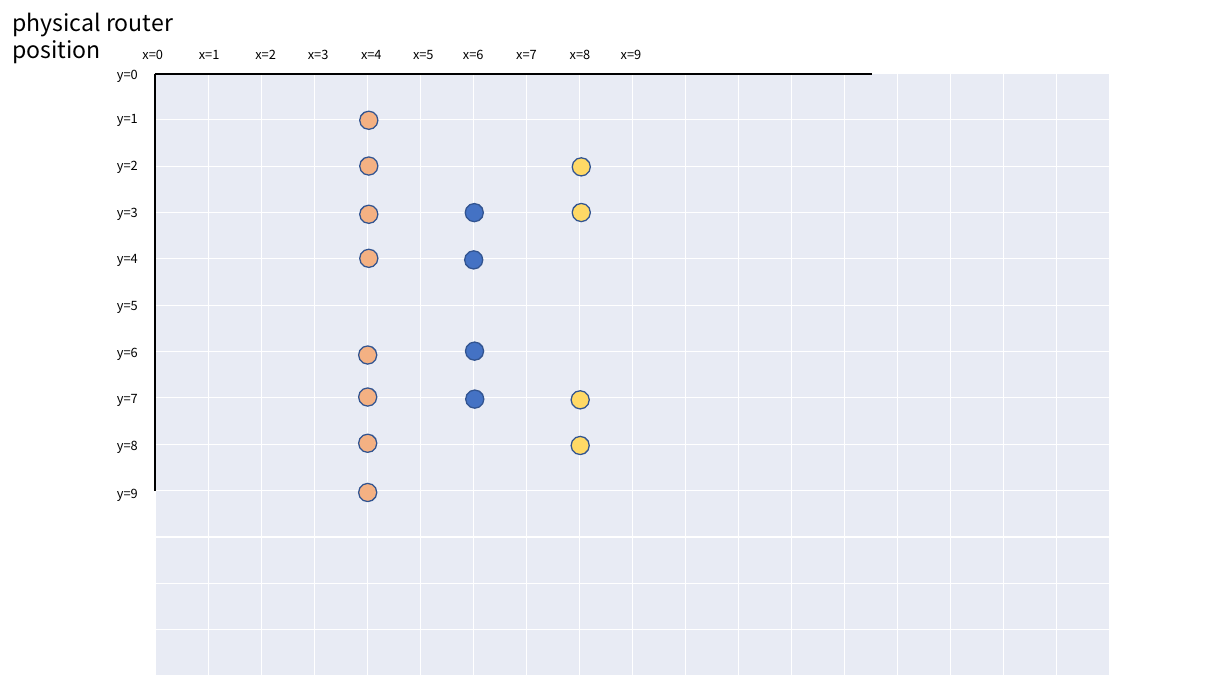
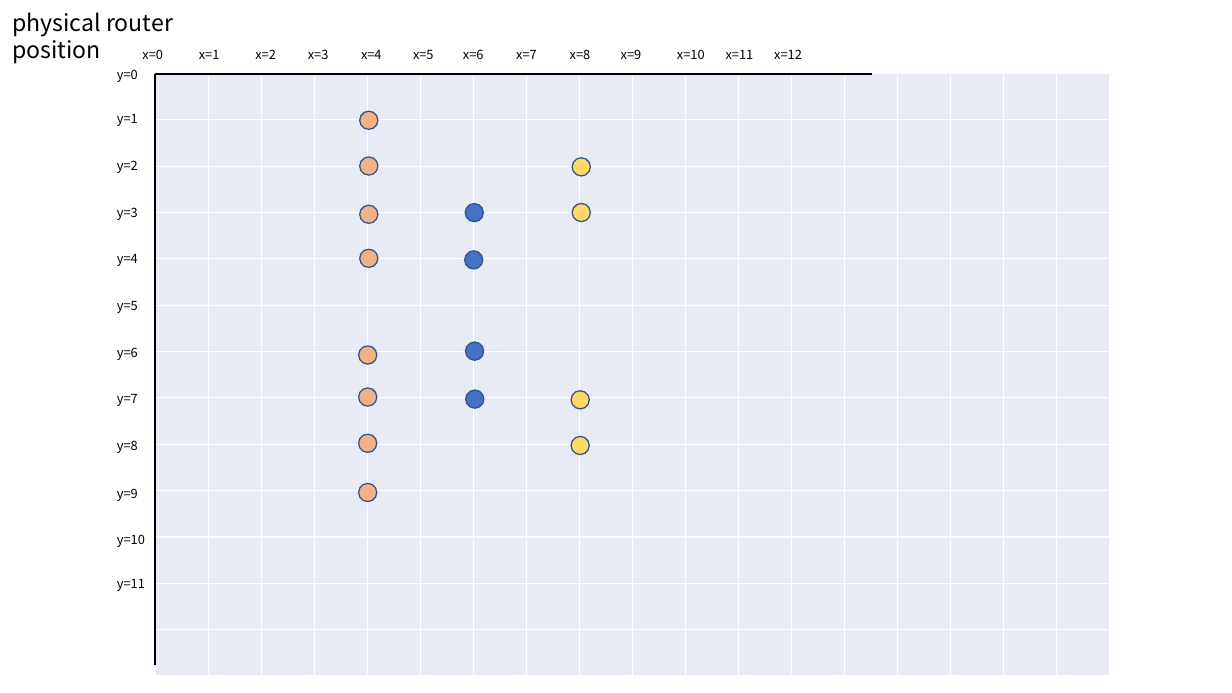
Before and after one commit to takamitsu-iida/network-diagram2, a slide deck: slide 1 of position.pptx. Drawn at 1232x693 pixels with LibreOffice and Linux fonts; fonts in the diff are those of the drawing. Boxes give left, top, right and bottom in pixels: in the first picture for what was removed or moved away, otherwise in the second. Text is boxed around its words. In the diff, an @@ line names an element or a change of style, - is before the commit and + after.

```diff
--- a/position.pptx
+++ b/position.pptx
@@ text added at (677,49,705,59), 10 pt, text #000000 @@
+x=10
@@ text added at (726,50,754,59), 10 pt, text #000000 @@
+x=11
@@ text added at (774,49,802,59), 10 pt, text #000000 @@
+x=12
@@ line moved from (155, 74) - (155, 491) to (155, 74) - (155, 665) @@
@@ text added at (117,534,145,547), 10 pt, text #000000 @@
+y=10
@@ text added at (117,579,145,591), 10 pt, text #000000 @@
+y=11
```
Also in this commit, not shown: 9 other files.
